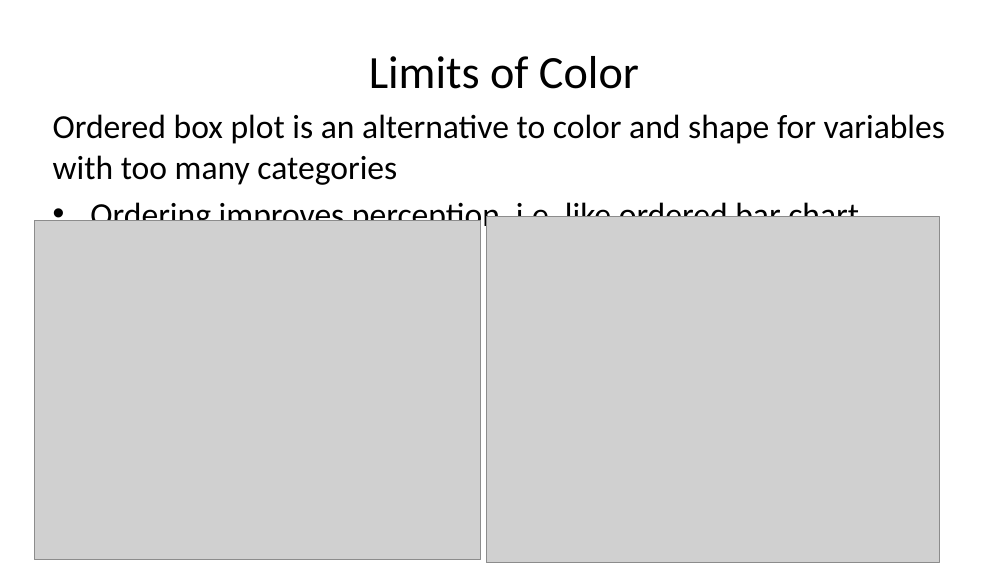
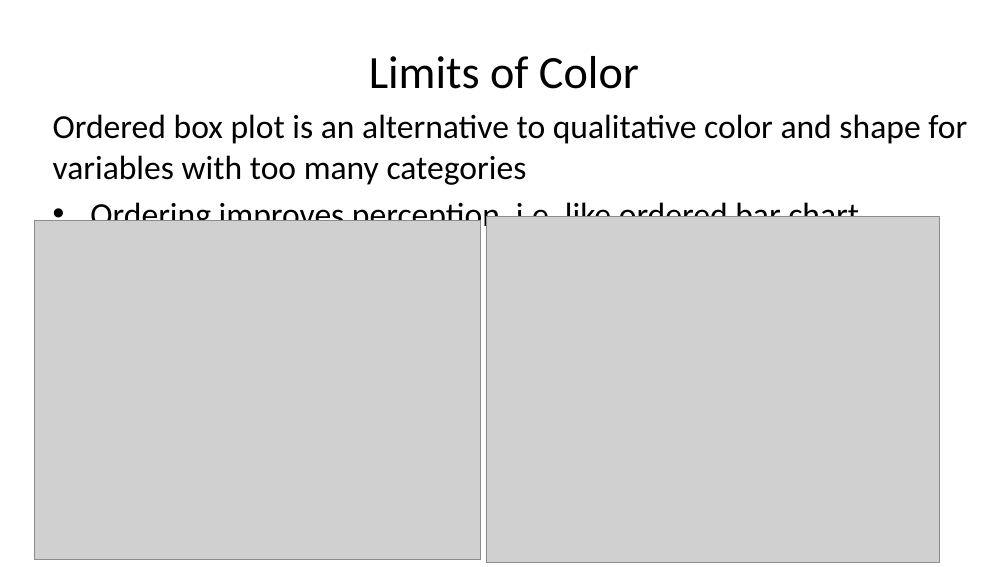
Before and after one commit to StephenElston/CSCI-E-83, a slide deck: slide 34 of LectureSlides/01_PreceptionForScientificVisualization.pptx (slide 33 before the commit). Drawn at 1008x567 pixels with LibreOffice and Linux fonts; fonts in the diff are those of the drawing; grey boxes stand for pictures. Boxes give left, top, right and bottom in pixels: in the first picture for what was removed or moved away, otherwise in the second. Text is boxed around its words. In the diff, an @@ line names an element or a change of style, - is before the commit and + after.

```diff
--- a/LectureSlides/01_PreceptionForScientificVisualization.pptx
+++ b/LectureSlides/01_PreceptionForScientificVisualization.pptx
@@ text at bbox=[53, 114, 967, 185]: text changed @@
-Ordered box plot is an alternative to color and shape for variables with too many categories
+Ordered box plot is an alternative to qualitative color and shape for variables with too many categories
```
Also in this commit, not shown: 10 other slides changed, 1 slide added.
